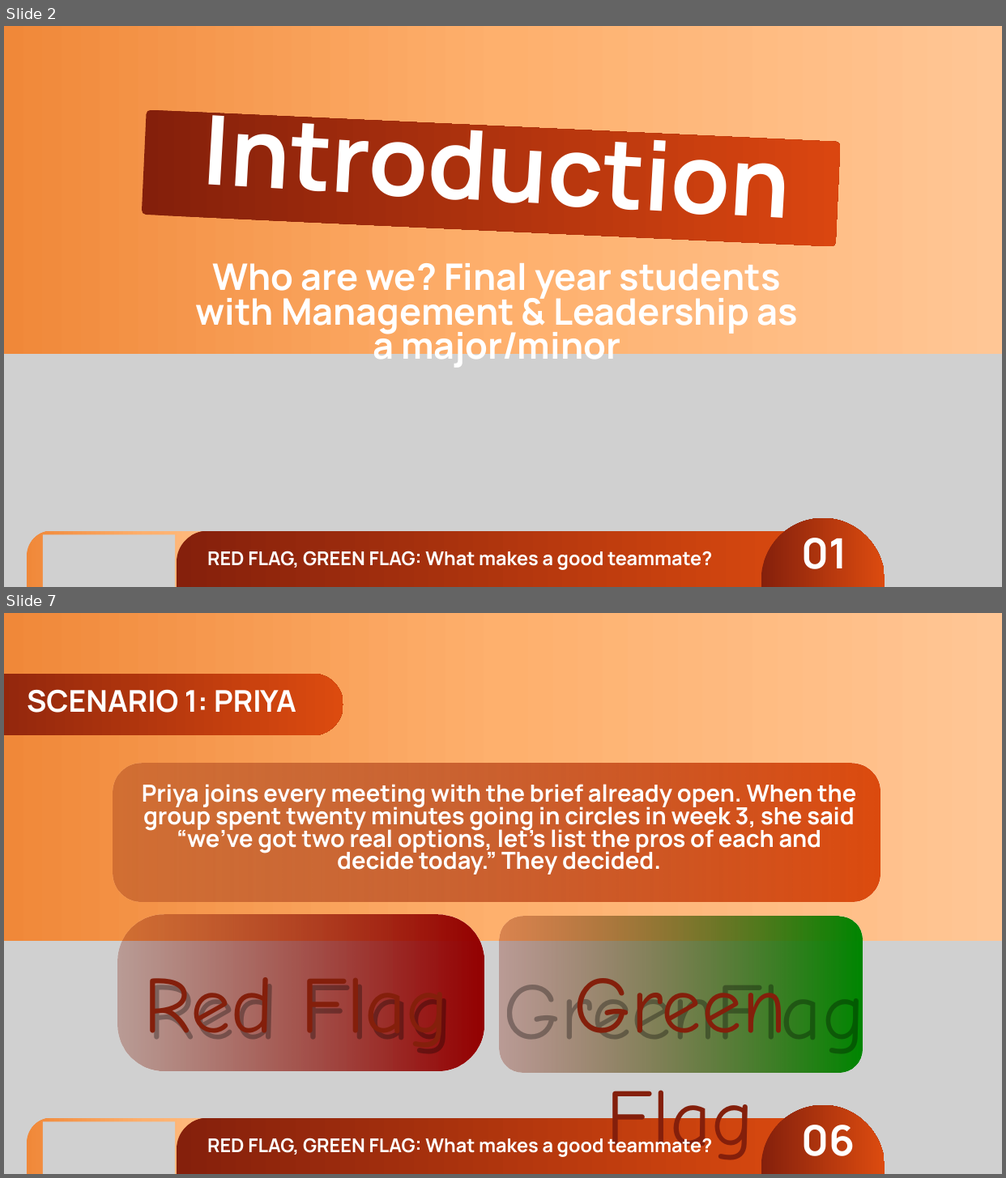
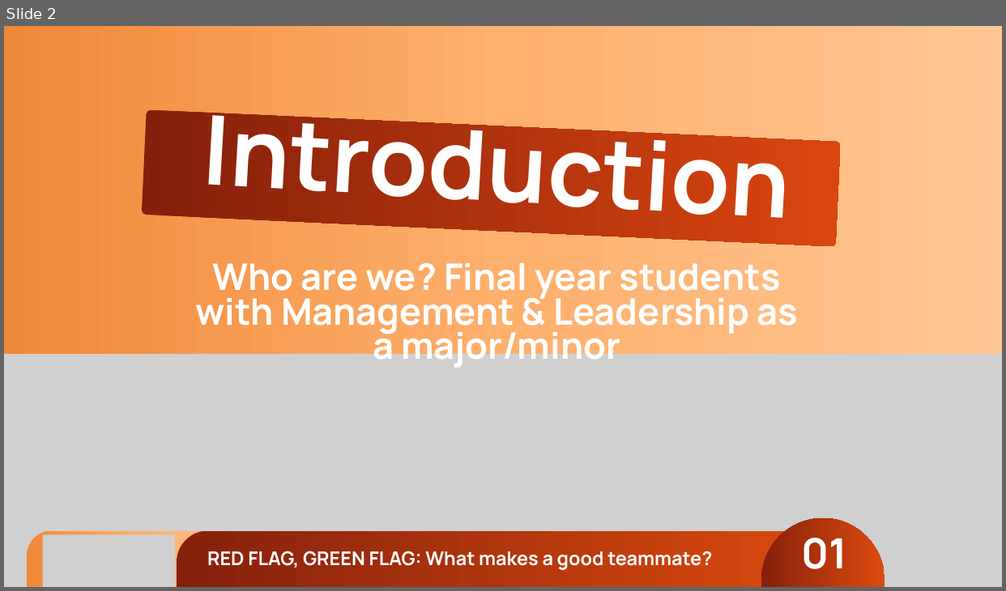
Before and after one commit to joetherockhey/Class-Allocation, a slide deck: assets/red-flag-green-flag.pptx. Shown one above the other, each under a label of ours: slides 2 and 7 before the commit, slide 2 after it; the slides between them are not shown. The pictures are 1006x1178 and 1006x591 pixels, drawn with LibreOffice and Linux fonts; fonts in the diff are those of the drawing; grey boxes stand for pictures; background and template pictures are left out. Boxes give left, top, right and bottom in pixels: in the first picture for what was removed or moved away, otherwise in the second. Text is boxed around its words. In the diff, an @@ line names an element or a change of style, - is before the commit and + after.

```diff
--- a/assets/red-flag-green-flag.pptx
+++ b/assets/red-flag-green-flag.pptx
@@ slide 7 removed at <box>4,613,1002,1174</box>, background picture (left out) @@
@@ freeform shape removed at <box>4,674,343,736</box> @@
@@ text removed at <box>27,689,296,713</box> @@
-SCENARIO 1: PRIYA
@@ freeform shape removed at <box>113,764,880,902</box> @@
@@ text removed at <box>142,784,856,875</box> @@
-Priya joins every meeting with the brief already open. When the group spent twenty minutes going in circles in week 3, she said “we’ve got two real options, let’s list the pros of each and decide today.” They decided.
@@ freeform shape removed at <box>117,914,484,1071</box> @@
@@ freeform shape removed at <box>499,916,862,1072</box> @@
@@ picture removed at <box>4,941,1002,1174</box> @@
@@ text removed at <box>113,943,488,1048</box> @@
-Red Flag
@@ text removed at <box>503,969,864,1064</box> @@
-GreenFlag
@@ text removed at <box>573,964,786,1161</box> @@
-Green Flag
@@ text removed at <box>143,977,449,1054</box> @@
-Red Flag
@@ freeform shape removed at <box>27,1118,266,1174</box> @@
@@ picture removed at <box>43,1122,175,1174</box> @@
@@ freeform shape removed at <box>177,1118,829,1174</box> @@
@@ freeform shape removed at <box>761,1105,884,1174</box> @@
@@ text removed at <box>207,1135,712,1157</box> @@
-RED FLAG, GREEN FLAG: What makes a good teammate?
@@ text removed at <box>801,1125,854,1157</box> @@
-06
```
Also in this commit, not shown: 16 slides changed, 8 slides added, 19 other slides removed, 3 other files.
